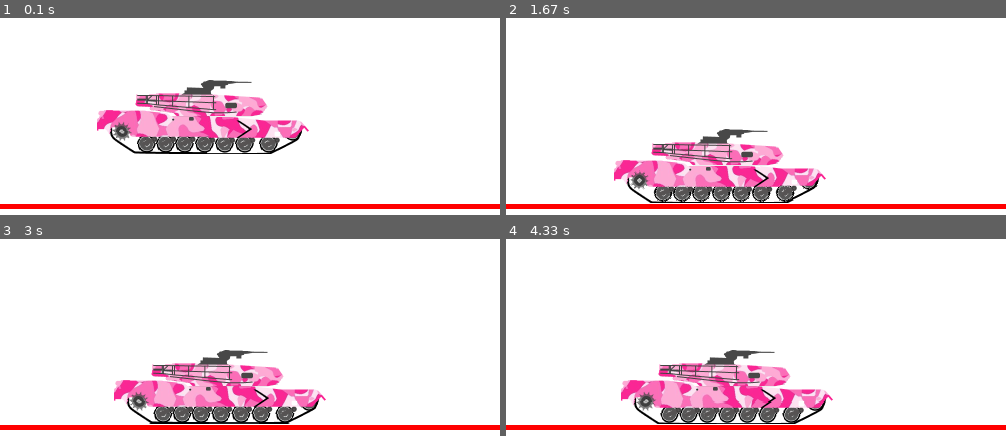
Above: before the commit, frames 1-4 (two rows, left to right).
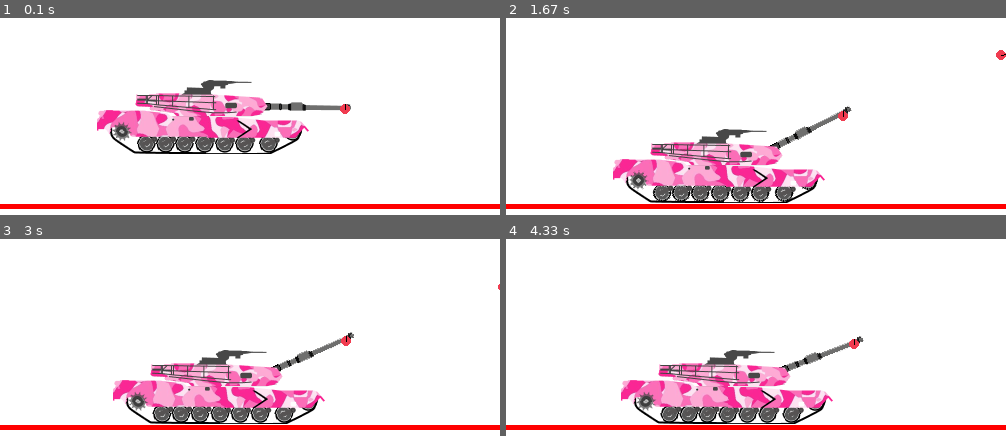
Above: after the commit, the same moments.

Repository: felixk321/pygame_sandbox
Game: pygame game, started from main.py
Same seed, same stepped clock (60 frames per second), same inputs: the game is played once before the commit and once after it.
Inputs:
- Up to frame 1 (0.1 s): no input
- Up to frame 2 (1.67 s): hold Space 0.33-0.8 s; hold Up 0.33-0.8 s; tap D at 0.83 s; hold Up 1.17-1.63 s; tap Space at 1.23, 1.53 s
- Up to frame 3 (3 s): hold Down 1.67-1.97 s; tap Space at 1.73, 2.07, 2.47, 2.87 s; hold Up 2-2.37 s; hold Down 2.4-2.77 s; hold Up from 2.8 s (still down)
- Up to frame 4 (4.33 s): release Up at 3.1 s; hold Down 3.13-3.43 s; tap Space at 3.2, 3.53, 3.93 s; hold Up 3.47-3.83 s; hold Down 3.87-4.23 s; hold Up from 4.27 s (still down)

The runs differ from the first frame. In frame 1, 0.6% of the frame differs, in the area x 30-71%, y 42-70%; in frame 2, 4.0%, in the area x 21-100%, y 16-94%; in frame 3, 3.7%; in frame 4, 1.6%.

Commit message:
Added bullet and firing mechanism

Diff:
--- a/components/ball.py
+++ b/components/ball.py
@@ -11,7 +11,7 @@
         self.body = pymunk.Body()
         self.shape = pymunk.Circle(self.body, r)
         self.body.position = coord
-        self.body.velocity_func = self.limit_velocity
+        #self.body.velocity_func = self.limit_velocity
 
         self.radius = r
         self.lifetime = 255
--- a/components/tank.py
+++ b/components/tank.py
@@ -1,9 +1,9 @@
-from pymunk import Vec2d,Body, Poly, Space, PivotJoint, ShapeFilter, SimpleMotor, GearJoint, PinJoint
+from pymunk import Vec2d,Body, Poly, Space, PivotJoint, ShapeFilter, SimpleMotor, GearJoint, PinJoint, RotaryLimitJoint
 from pygame import Surface, draw, image, transform
 from utils import convert
 from components.ball import Ball
 from typing import List, Tuple
-from math import degrees
+from math import degrees, sin, cos
 
 class PolyComponent:
     def __init__(self, origin: Vec2d, center: Vec2d, space:Space, img_path: str, points: Tuple[Tuple[int,int]], filter: ShapeFilter)-> None:
@@ -25,6 +25,7 @@
         space.add(self.body, self.shape)
 
         self.image = image.load(img_path)
+
     def render(self, display: Surface)->None:
 
 
@@ -67,12 +68,15 @@
         self.image = image.load("./assets/rear_wheel.png", "png")
         self.motor = SimpleMotor(self.body,tb.body, 1)
         space.add(self.motor)
-
+class Ammo(Ball):
+    pass
 
 class Tank:
     def __init__(self, origin : Vec2d, space: Space) -> None:
         self.origin = origin
         self.cf = ShapeFilter(group = 1) #collision filter
+        self.ammo_generated = False
+        self.space = space
 
 
         self.tb = PolyComponent(
@@ -119,6 +123,23 @@
                     self.tb.body.world_to_local(right_attachment),
                     self.turret.body.world_to_local(right_attachment)
                              ))
+        self.gun = PolyComponent(
+
+            origin = origin + Vec2d(156,-30),
+            center = Vec2d(47,4),
+            space = space,
+            img_path = "./assets/gun.png",
+            points = ((0,0),(13,2),(25,2),(33,3),(35,0),(45,0),(49,3),(90,4),(90,2),(94,4),(94,8),(0,8)),
+            filter = self.cf
+                                 )
+
+        attachment_point = self.gun.origin + Vec2d(-10,-5)
+
+
+        space.add(PivotJoint(self.turret.body, self.gun.body, self.turret.body.world_to_local(attachment_point), self.gun.body.world_to_local(attachment_point)))
+
+        self.gun_angle = RotaryLimitJoint(self.turret.body,self.gun.body,0,0.1)
+        space.add(self.gun_angle)
 
 
         self.wheels = self.create_wheels(space)
@@ -127,6 +148,29 @@
 
         for wheel in self.wheels:
             space.add(GearJoint(self.rw.body,wheel.body,0, 1))
+
+        self.ammo_coord = self.gun.center + Vec2d(43,0)
+
+        self.ammo, self.ammo_joint = self.generate_ammo(space)
+
+
+
+    def generate_ammo(self, space : Space)-> Tuple[Ammo, PivotJoint]:
+        bb = self.gun.shape.bb #imaginary box surrounding shape, for ease of getting coords
+        x = bb.right-5
+        y = bb.top - 15
+        ammo = Ammo((x,y),5, space)
+        ammo.shape.filter = self.cf
+
+        joint = (PivotJoint
+
+                  (self.gun.body,ammo.body, self.gun.body.world_to_local(ammo.body.position), ammo.body.world_to_local(ammo.body.position))
+                  )
+
+        space.add(joint)
+
+
+        return ammo, joint
 
     def create_wheels(self, space: Space) ->List[Wheel]:
         r = 9
@@ -182,9 +226,36 @@
     def move(self, direction: int)->None:
         self.rw.motor.rate += -1 * direction
 
-
-
-
+    def update_gun_angle(self, diff: float)->None:
+        if self.gun_angle.min < 0 and diff < 0:
+            return
+        if self.gun_angle.max > 1.12 and diff > 0:
+            return
+
+        self.gun_angle.min += diff
+        self.gun_angle.max += diff
+
+    def fire(self)->Ammo:
+        self.space.remove(self.ammo_joint)
+
+
+        max_force = 10**5
+
+        r = self.ammo.shape.radius
+
+        angle = self.gun.body.angle
+        impulse = Vec2d(max_force * cos(angle), max_force * sin(angle))
+
+        point = -1 * Vec2d(cos(angle)*r, sin(angle)*r)
+
+        self.ammo.body.apply_impulse_at_local_point(impulse, (-5,0))
+
+        old_ammo = self.ammo
+        self.ammo, self.ammo_joint = self.generate_ammo(self.space)
+        return old_ammo
+
+    def ammo(self)-> None:
+        pass
 
 
     def render(self, display: Surface)->None:
@@ -195,4 +266,6 @@
 
         self.tb.render(display)
         self.rw.render(display)
+        self.gun.render(display)
         self.turret.render(display)
+        self.ammo.render(display)
--- a/scenes/tank_scene.py
+++ b/scenes/tank_scene.py
@@ -1,10 +1,12 @@
 from scenes.abstract import BaseScene
 from pymunk import Space, Vec2d
 from components.floor import Segment
-from components.tank import Tank
-from pygame import Surface
+from components.tank import Tank, Ammo
+from pygame import Surface, KEYDOWN, K_SPACE
+from pygame.event import Event
 import pygame
-from typing import Sequence
+from typing import Sequence, List
+
 
 
 class TankScene(BaseScene):
@@ -14,12 +16,29 @@
         self.terrain = Segment((0,60), (500,60), 5, self.space)
         self.tank = Tank(Vec2d(100,190), self.space)
 
+        self.bullets:List[Ammo] = []
+
+    def handle_event(self, event:Event) ->None:
+        if event.type == KEYDOWN:
+            if event.key == K_SPACE:
+                ammo = self.tank.fire()
+                self.bullets.append(ammo)
+
+
+
     def handle_pressed_keys(self, keys: Sequence[bool])-> None:
         if keys[pygame.K_a]:
             self.tank.move(-1)
 
+
         if keys[pygame.K_d]:
             self.tank.move(1)
+
+        if keys[pygame.K_DOWN]:
+            self.tank.update_gun_angle(-0.01)
+        if keys[pygame.K_UP]:
+                self.tank.update_gun_angle(0.01)
+
 
     def update(self)->None:
         self.space.step(1/60)
@@ -29,3 +48,5 @@
         display.fill((255,255,255))
         self.terrain.render(display)
         self.tank.render(display)
+        for bullet in self.bullets:
+            bullet.render(display)
